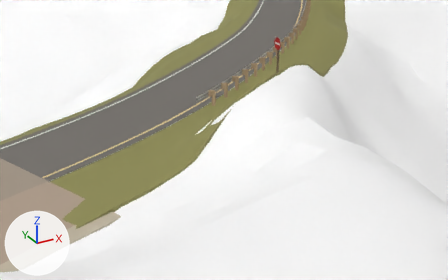
Before and after pictures for a commit that changed the glTF model app/world/hand/conz_19.glb.
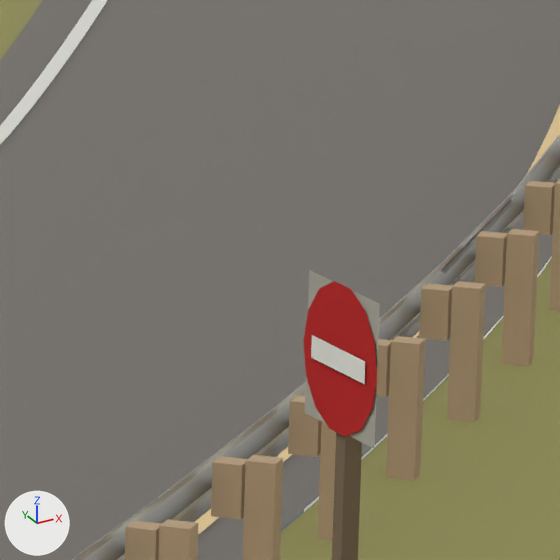
Old and new are each drawn from a camera (50 mm lens) standing at (-45.22, -45.08, 121.61) and looking at (-28.35, -14.4, 106.27) and again close up on the part from 55% to 66% of the width and 5% to 22% of the height. Lighting does not change. The marker at lower left points along +X, +Y and +Z. The older version's two pictures come first. Vertices at exactly the same position are counted once.

In view in the first close-up: 'beam19_12925', 'paint_white19', 'paint_yellow19', 'posts19_12925', 'posts_sg_kerb19', 'posts_sg_sign_red19', 'posts_sg_sign_white19', 'posts_sg_wall_timber19', 'road19', 'verge19L', 'verge19R' and 1 more.
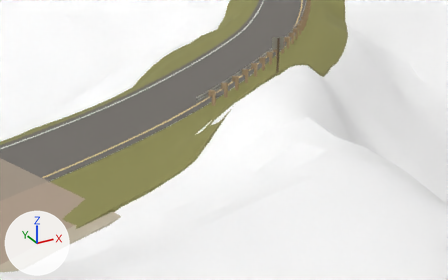
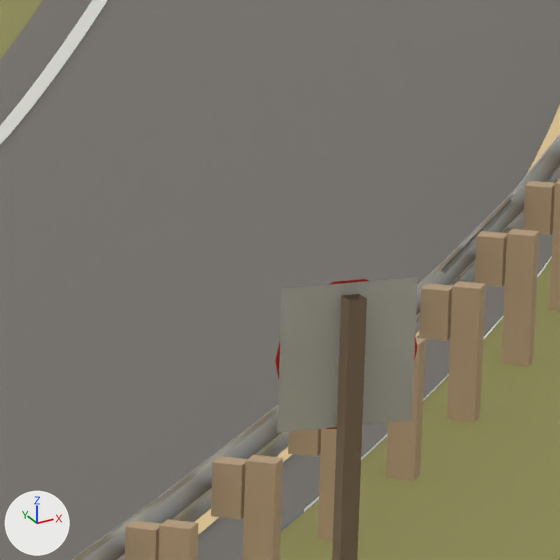
Boxes [x1, y1, x2, y2] around the edits, measured in the close-ups (560 x 560 px):
'posts_sg_kerb19', reshaped (87% wider, 12% shorter): before [305, 270, 380, 448]; after [277, 277, 418, 433]
'posts_sg_sign_red19', moved, rescaled (93% wider): before [304, 281, 377, 437]; after [275, 279, 417, 429]
'posts_sg_wall_timber19', turned: before [332, 432, 362, 560]; after [332, 294, 367, 560]
part 4 of me_mesh_14, deleted: before [311, 335, 365, 384]

What changed in the scene script:
```text
Change me_mesh_11:
    used by ob_posts_sg_wall_timber19; location = (1116.17, 169.771, 0.0)
    remove me_mesh_11.from_pydata(...)  # 8 vertices, 8 faces; spans x -1140.7..-1140.6, y -184.07..-183.96, z 109.51..112.13
    add me_mesh_11.from_pydata(...)  # 8 vertices, 8 faces; spans x -1140.71..-1140.59, y -184.07..-183.96, z 109.51..112.13
    me_mesh_11 part 1: the whole mesh is turned -95 degrees about the z axis through its middle
Change me_mesh_12:
    used by ob_posts_sg_kerb19; location = (1116.17, 169.771, 0.0)
    remove me_mesh_12.from_pydata(...)  # 4 vertices, 2 faces; spans x -1140.744..-1140.677, y -184.388..-183.631, z 111.429..112.189
    add me_mesh_12.from_pydata(...)  # 4 vertices, 2 faces; spans x -1141.015..-1140.266, y -184.022..-183.89, z 111.429..112.189
    me_mesh_12 part 2
    me_mesh_12.vertices[0].co: (-1140.744, -184.388, 112.189) -> (-1141.015, -183.89, 112.189)  # pixel (379, 303) -> pixel (282, 288)
    me_mesh_12.vertices[1].co: (-1140.677, -183.631, 112.189) -> (-1140.266, -184.022, 112.189)  # pixel (309, 269) -> pixel (417, 276)
    me_mesh_12.vertices[2].co: (-1140.677, -183.631, 111.429) -> (-1140.266, -184.022, 111.429)  # pixel (304, 412) -> pixel (412, 420)
    me_mesh_12.vertices[3].co: (-1140.744, -184.388, 111.429) -> (-1141.015, -183.89, 111.429)  # pixel (374, 448) -> pixel (277, 432)
Change me_mesh_13:
    used by ob_posts_sg_sign_red19; location = (1116.17, 169.771, 0.0)
    remove me_mesh_13.from_pydata(...)  # 14 vertices, 12 faces; spans x -1140.755..-1140.686, y -184.407..-183.61, z 111.419..112.199
    add me_mesh_13.from_pydata(...)  # 14 vertices, 12 faces; spans x -1141.032..-1140.245, y -184.016..-183.877, z 111.419..112.199
    me_mesh_13 part 3: the whole mesh is scaled about its middle by (11.3, -0.174, 1), then moved by (0.082, 0.063, 0.0)
Change me_mesh_14:
    used by ob_posts_sg_sign_white19; location = (1116.17, 169.771, 0.0)
    remove me_mesh_14.from_pydata(...)  # 4 vertices, 2 faces; spans x -1140.758..-1140.707, y -184.297..-183.719, z 111.749..111.869
    add me_mesh_14.from_pydata(...)  # 144 vertices, 72 faces; spans x -1140.922..-1140.351, y -183.985..-183.884, z 111.542..112.076
    me_mesh_14 part 4: 4 vertices removed from x -1140.758..-1140.707, y -184.297..-183.719, z 111.749..111.869
    other edits to the shape of me_mesh_14 do not show in these pictures
```
